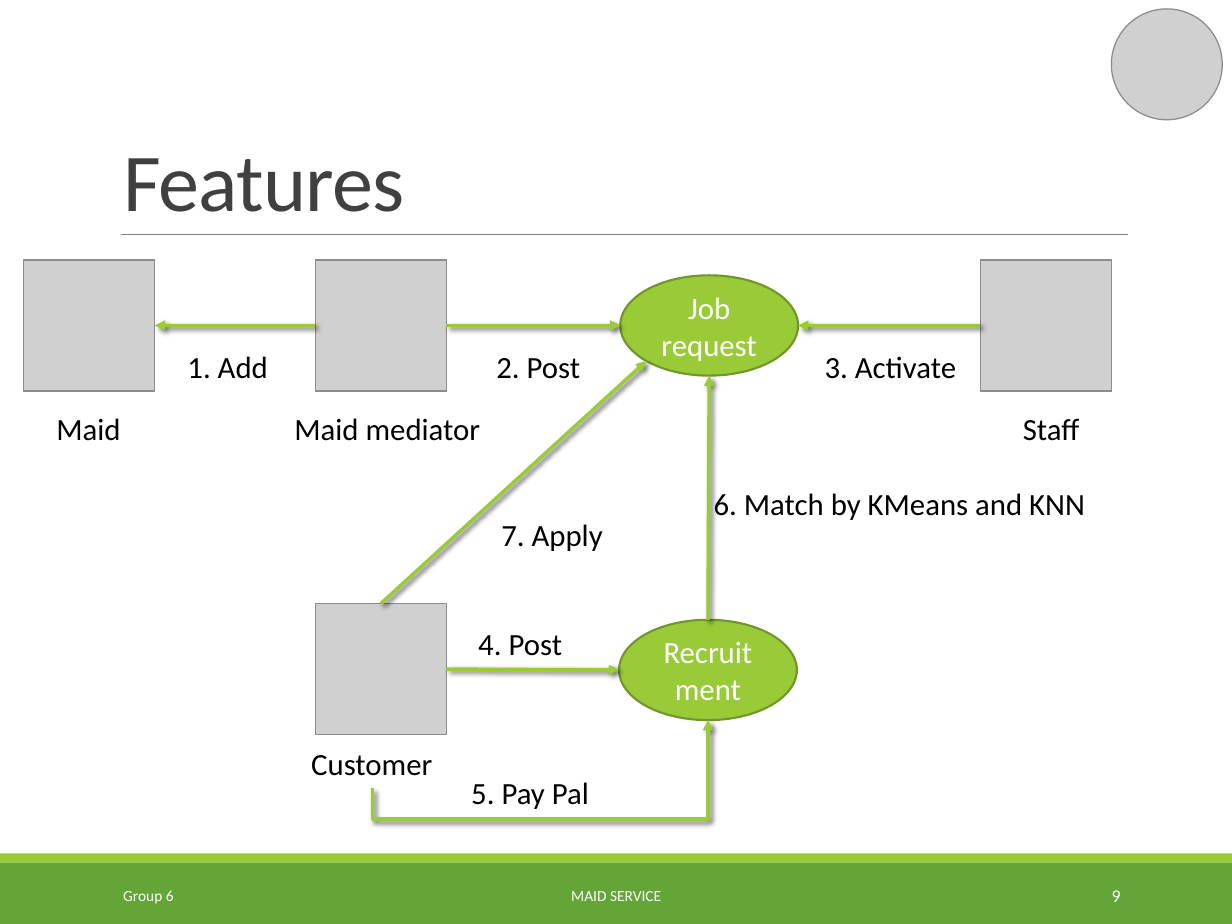
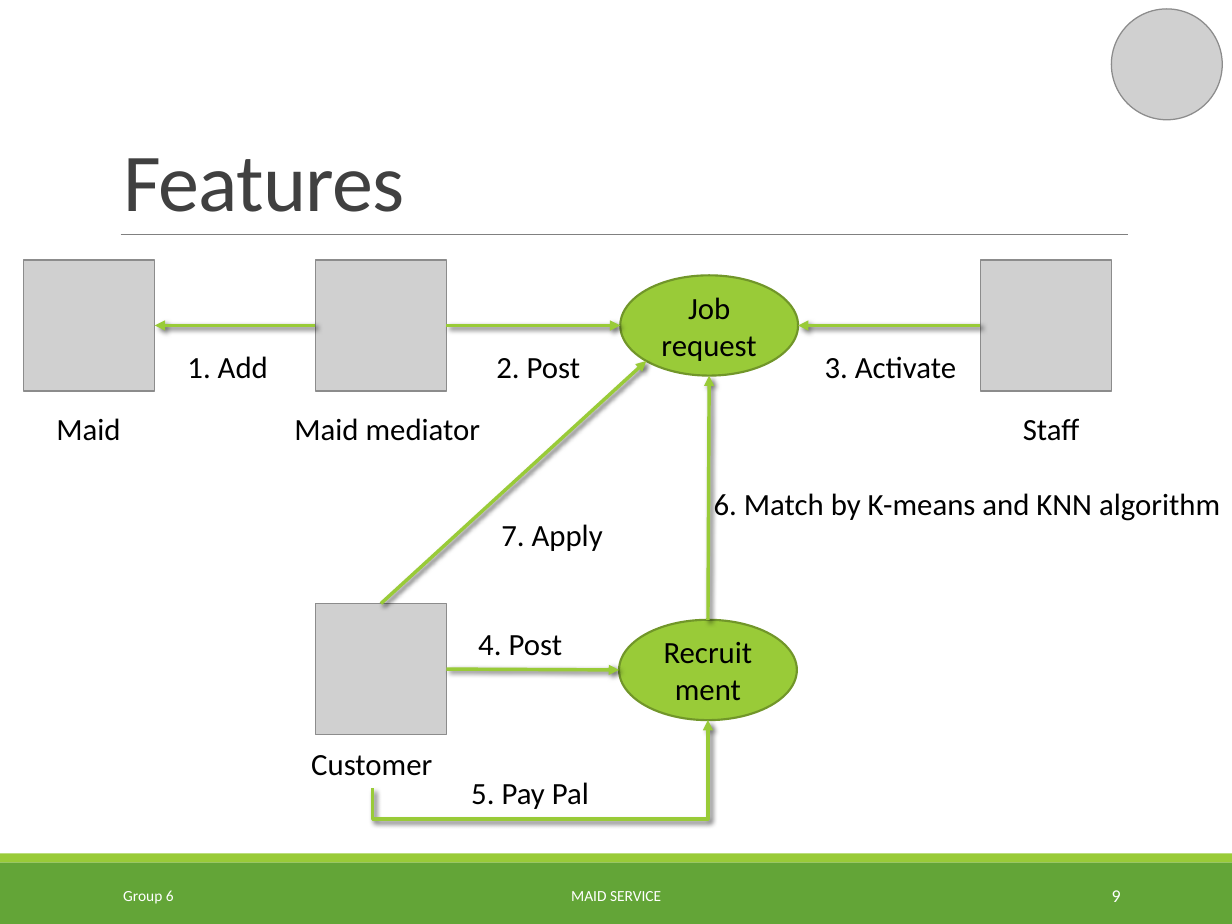
Before and after one commit to TuanBT/ms-website, a slide deck: slide 9 of Presentation/MS_Slide.pptx. Drawn at 1232x924 pixels with LibreOffice and Linux fonts; fonts in the diff are those of the drawing; grey boxes stand for pictures. Boxes give left, top, right and bottom in pixels: in the first picture for what was removed or moved away, otherwise in the second. Text is boxed around its words. In the diff, an @@ line names an element or a change of style, - is before the commit and + after.

```diff
--- a/Presentation/MS_Slide.pptx
+++ b/Presentation/MS_Slide.pptx
@@ ellipse "Job request" at (621,275,798,375): text colour #FFFFFF to #000000 @@
@@ text at (714,489,1220,521): text changed @@
-6. Match by KMeans and KNN
+6. Match by K-means and KNN algorithm
@@ ellipse "Recruitment" at (620,620,797,719): text colour #FFFFFF to #000000 @@
```
Also in this commit, not shown: 7 other slides changed.
